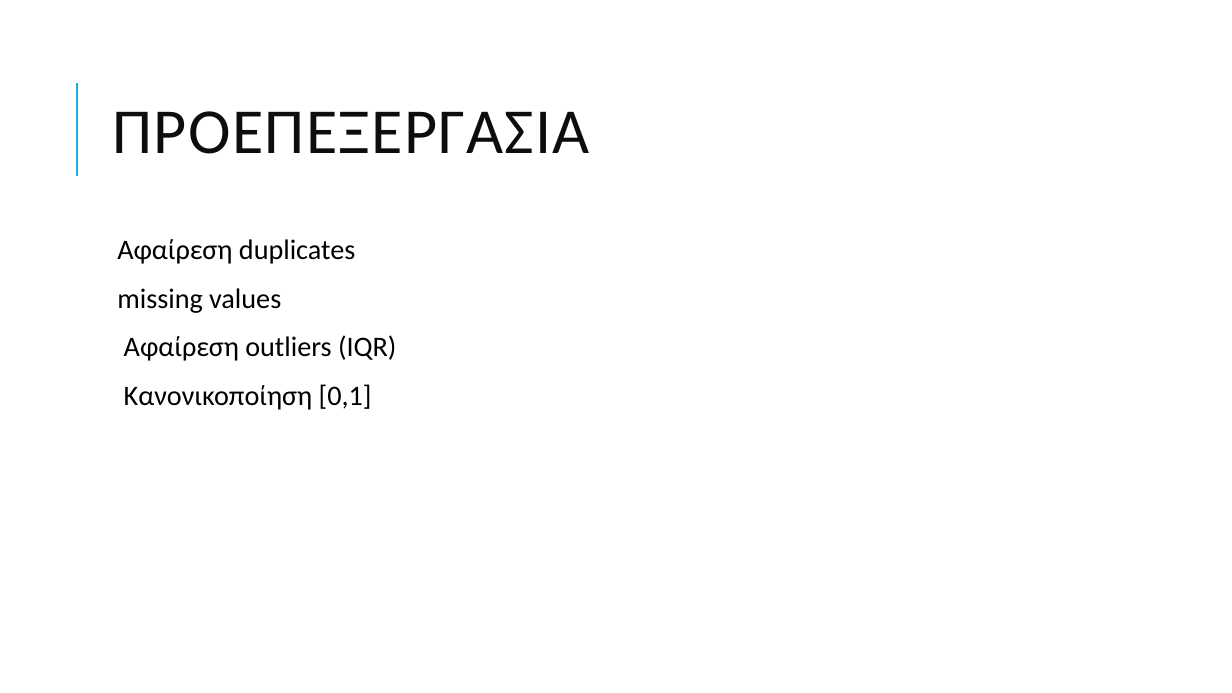
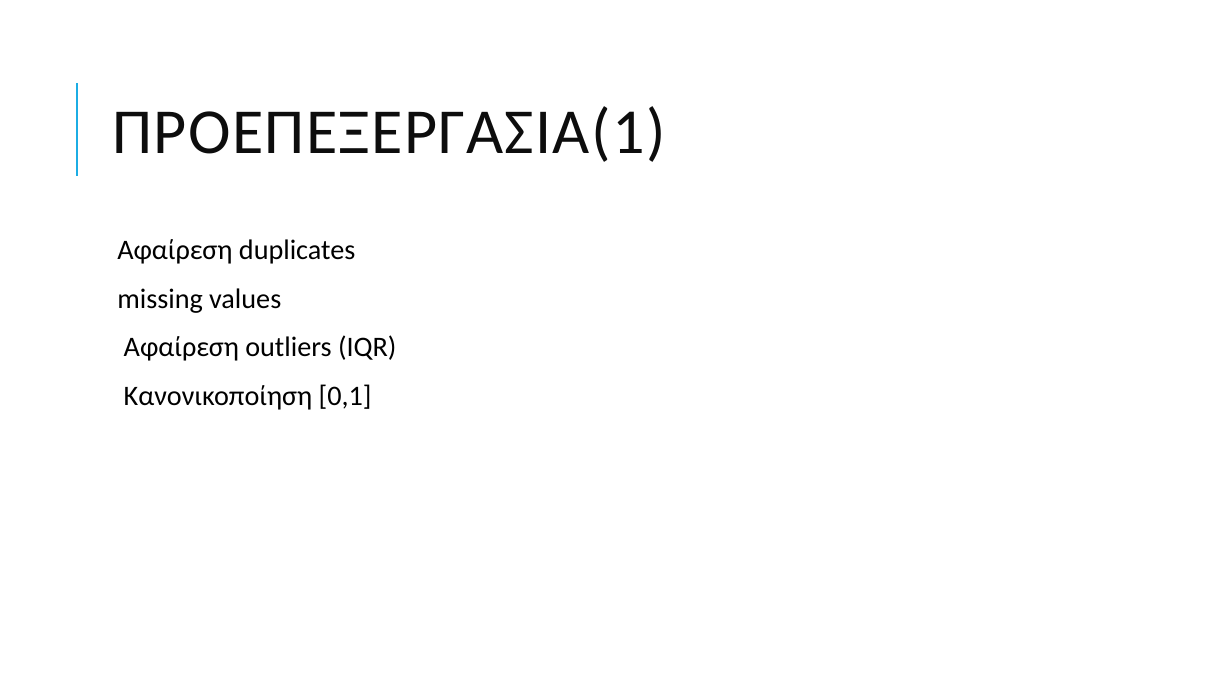
Before and after one commit to grgmyl/alibabacluster, a slide deck: slide 5 of parousiasidiktia.pptx (slide 4 before the commit). Drawn at 1232x693 pixels with LibreOffice and Linux fonts; fonts in the diff are those of the drawing. Boxes give left, top, right and bottom in pixels: in the first picture for what was removed or moved away, otherwise in the second. Text is boxed around its words. In the diff, an @@ line names an element or a change of style, - is before the commit and + after.

```diff
--- a/parousiasidiktia.pptx
+++ b/parousiasidiktia.pptx
@@ title at [113,106,666,162]: text changed @@
-ΠΡΟΕΠΕΞΕΡΓΑΣΊΑ
+ΠΡΟΕΠΕΞΕΡΓΑΣΊΑ(1)
```
Also in this commit, not shown: 2 other slides changed, 6 slides added, 1 slide removed.
